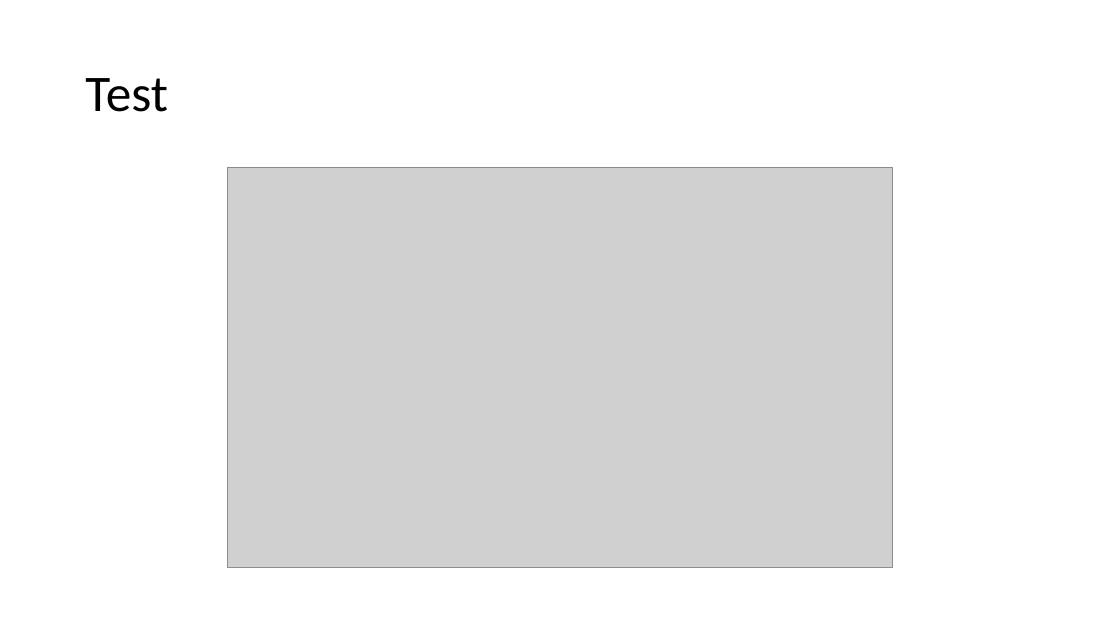
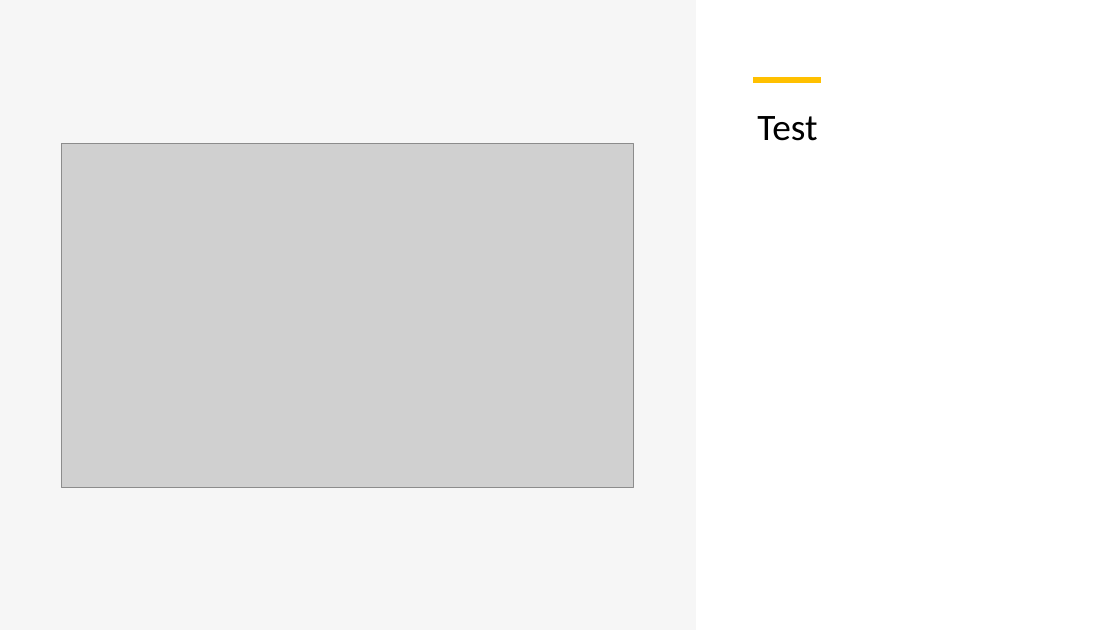
Before and after one commit to joelmichaelavery/Moffat-Bay, a slide deck: slide 11 of CSD460 CAPSTONE PRESENTATION.pptx. Drawn at 1120x630 pixels with LibreOffice and Linux fonts; fonts in the diff are those of the drawing; grey boxes stand for pictures. Boxes give left, top, right and bottom in pixels: in the first picture for what was removed or moved away, otherwise in the second. Text is boxed around its words. In the diff, an @@ line names an element or a change of style, - is before the commit and + after.

```diff
--- a/CSD460 CAPSTONE PRESENTATION.pptx
+++ b/CSD460 CAPSTONE PRESENTATION.pptx
@@ rectangle added at box(0, 0, 697, 630), fill #F2F2F2 at 65% opacity @@
@@ line added from (754, 80) to (821, 80), #FFC000 4.5 pt @@
@@ title "Test": place and size @@
-title "Test" at box(85, 78, 168, 112)
+title "Test" at box(757, 116, 817, 141)
@@ title "Test" at box(757, 116, 817, 141): size 44 to 32 pt; vertical alignment middle to top @@
@@ picture: place and size @@
-picture at box(228, 168, 892, 568)
+picture at box(61, 143, 633, 487)
```
Also in this commit, not shown: 14 other slides changed.
